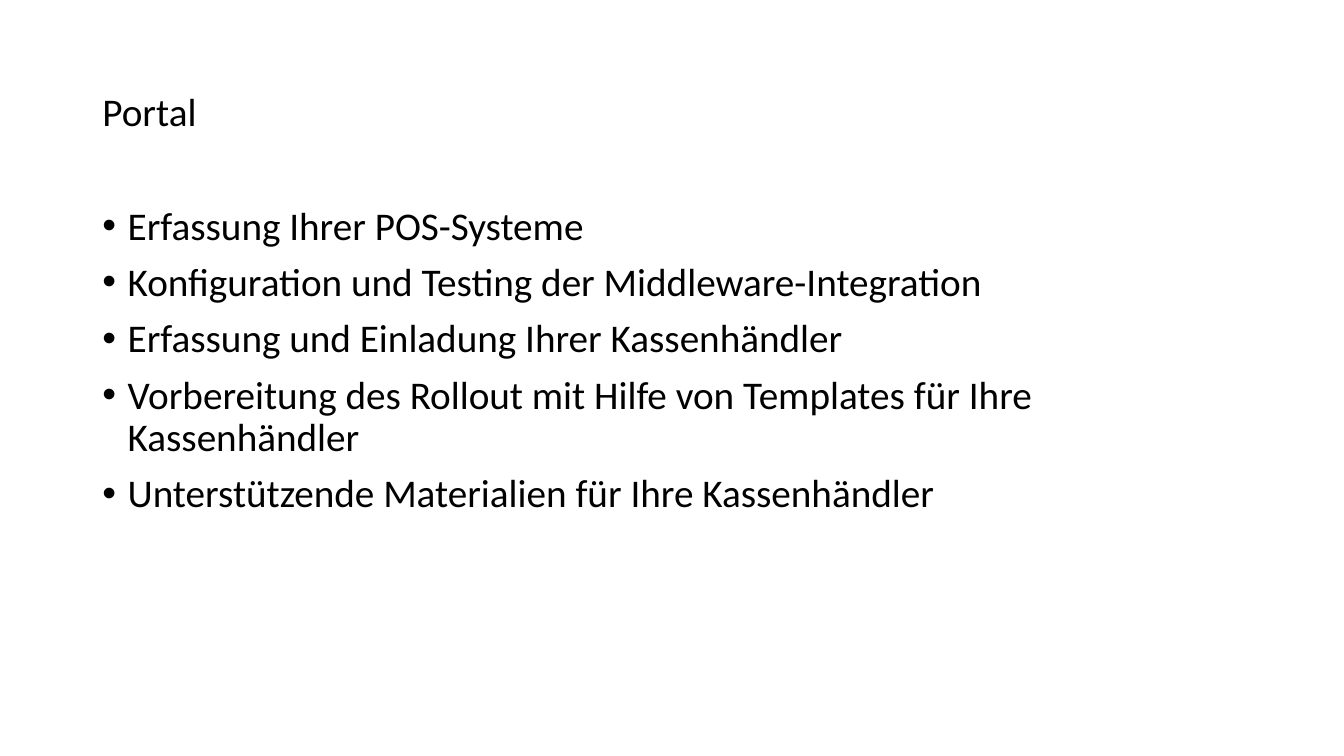
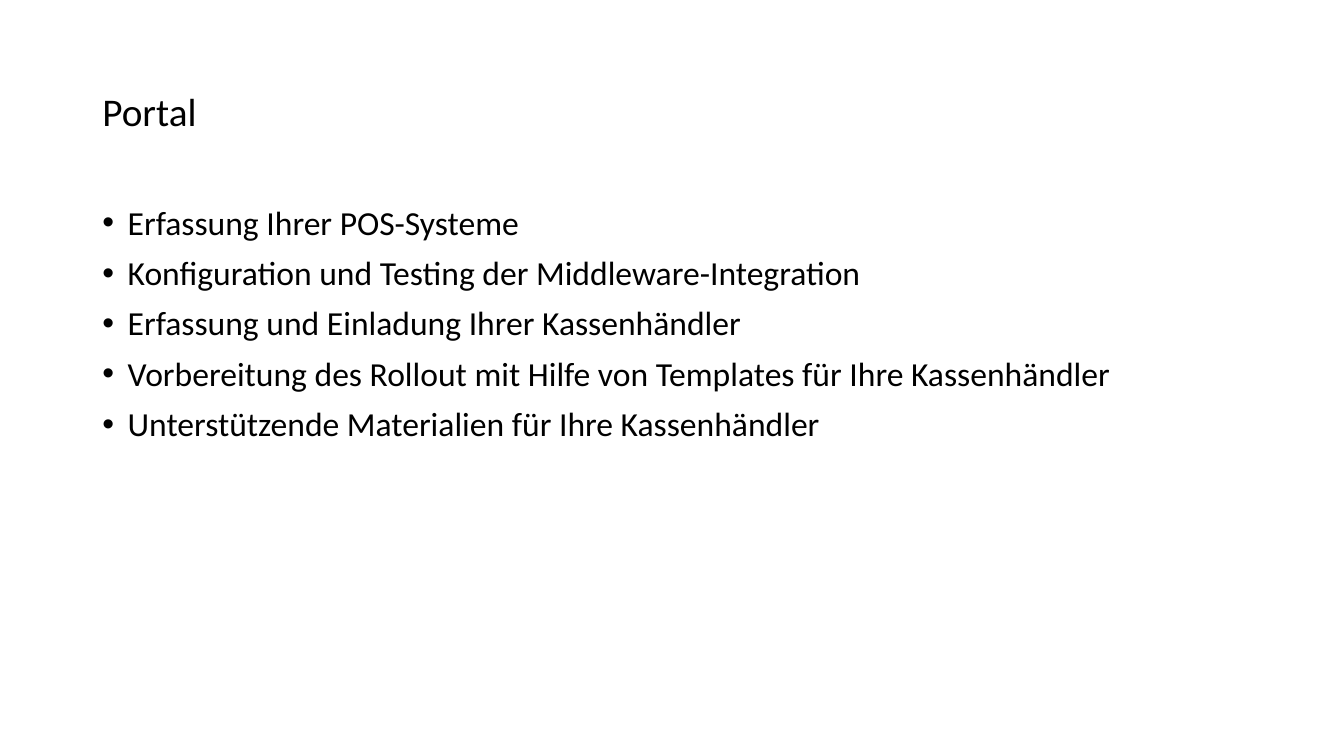
Before and after one commit to fiskaltrust/productdescription-de-doc, a slide deck: slide 18 of for-poscreators/presentation/onboarding_de.pptx. Drawn at 1344x756 pixels with LibreOffice and Linux fonts; fonts in the diff are those of the drawing. Boxes give left, top, right and bottom in pixels: in the first picture for what was removed or moved away, otherwise in the second. Text is boxed around its words. In the diff, an @@ line names an element or a change of style, - is before the commit and + after.

```diff
--- a/for-poscreators/presentation/onboarding_de.pptx
+++ b/for-poscreators/presentation/onboarding_de.pptx
@@ text "Erfassung Ihrer POS-Systeme" at [128, 211, 1110, 437]: size 28 to 24 pt @@
```
Also in this commit, not shown: 8 other slides changed, 7 slides added, 1 slide removed, 6 other files.
